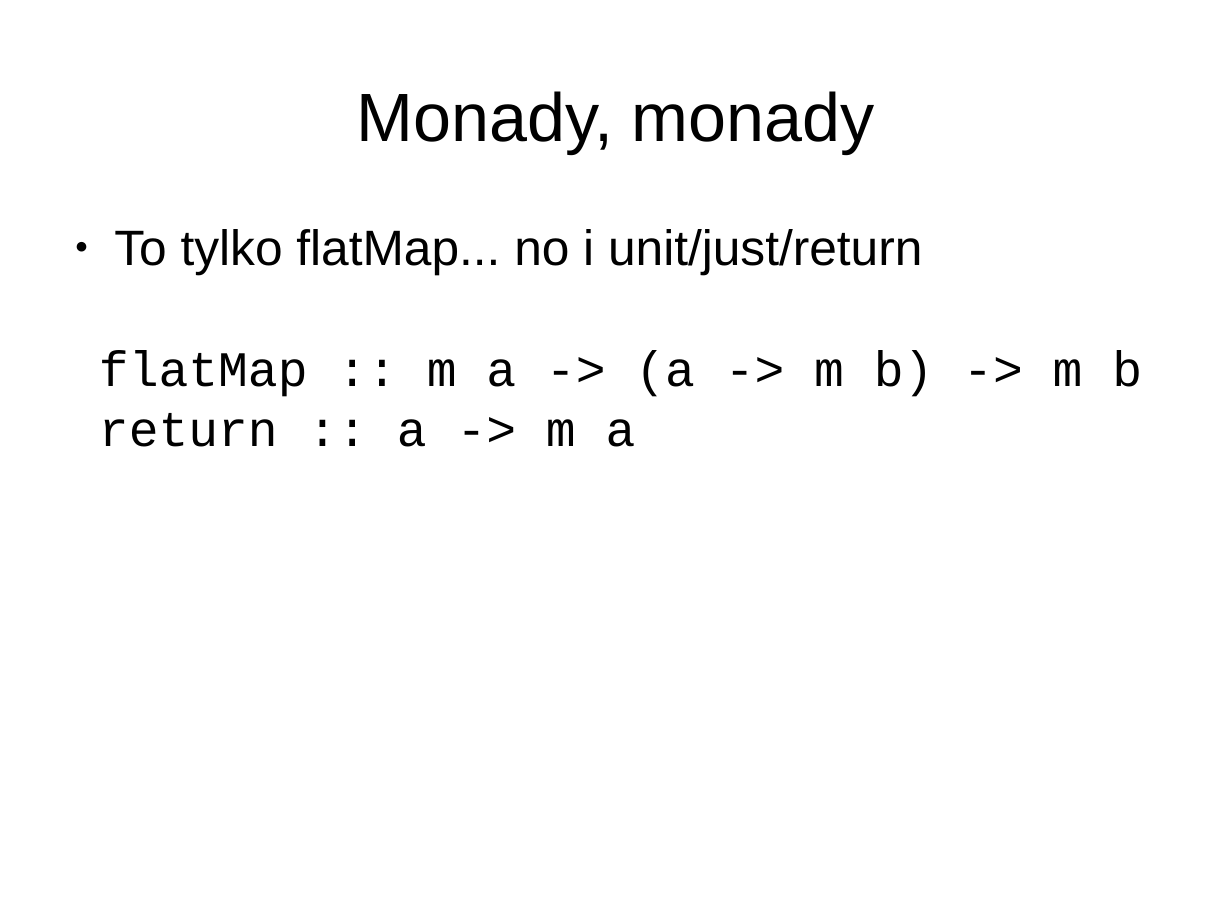
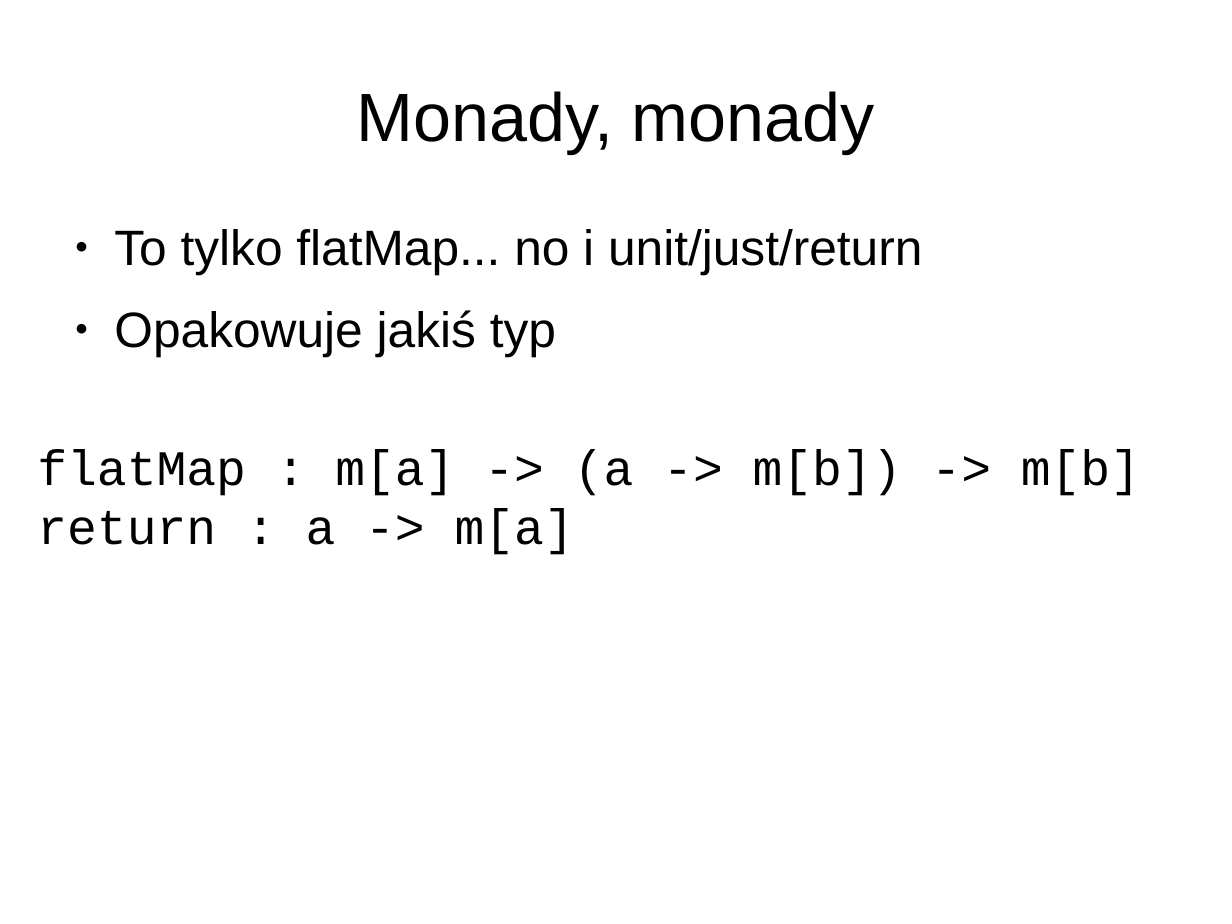
Before and after one commit to sielakos/js-monads, a slide deck: slide 6 of monads.odp. Drawn at 1232x924 pixels with LibreOffice and Linux fonts; fonts in the diff are those of the drawing. Boxes give left, top, right and bottom in pixels: in the first picture for what was removed or moved away, otherwise in the second. Text is boxed around its words. In the diff, an @@ line names an element or a change of style, - is before the commit and + after.

Commit message:
added rx to presentation

```diff
--- a/monads.odp
+++ b/monads.odp
@@ text at <box>114,310,556,357</box>: paragraph added @@
+● Opakowuje jakiś typ
@@ text at <box>37,449,1140,555</box>: text changed @@
-flatMap :: m a -> (a -> m b) -> m b
-return :: a -> m a
+flatMap : m[a] -> (a -> m[b]) -> m[b]
+return : a -> m[a]
```
Also in this commit, not shown: 7 slides added, 6 other files.
